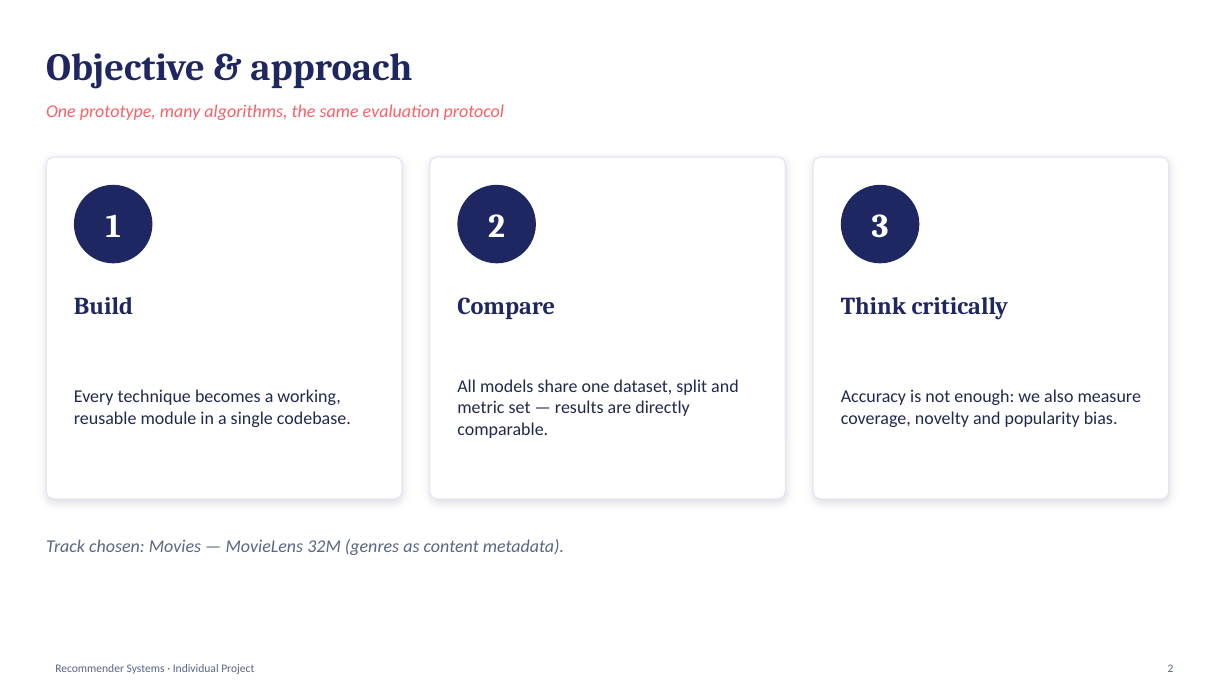
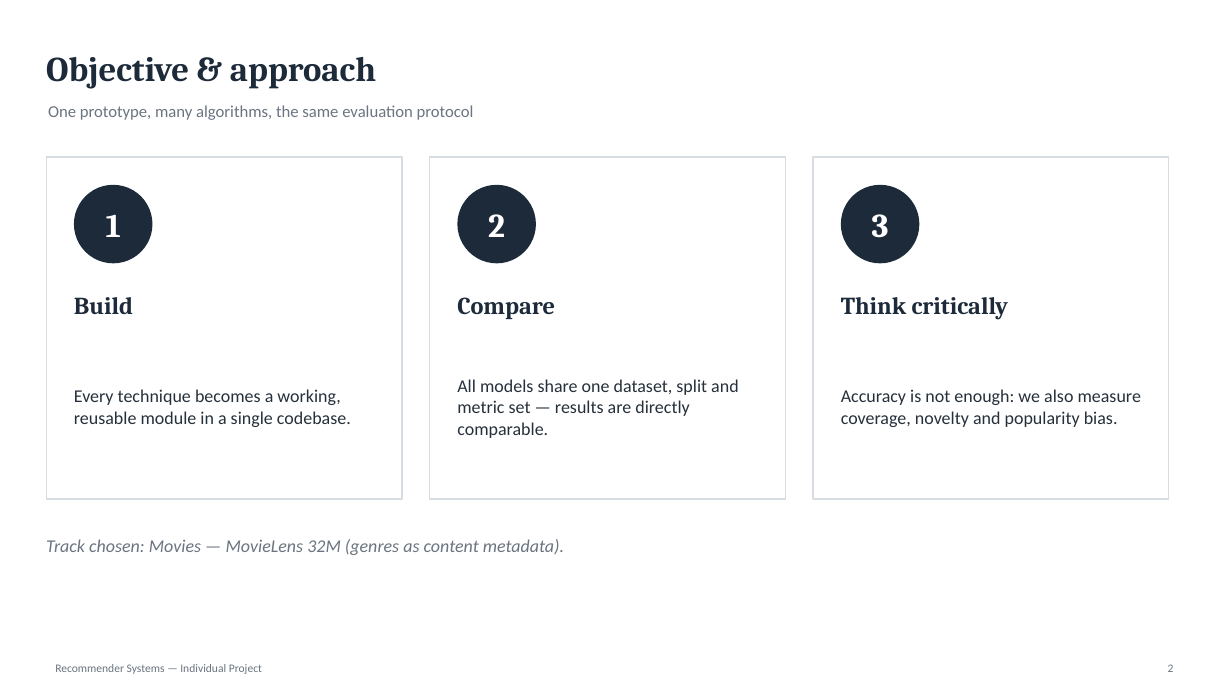
Before and after one commit to francescopolimeni05-cmd/MovieRec, a slide deck: slide 2 of Recommender_Systems_Project.pptx. Drawn at 1232x693 pixels with LibreOffice and Linux fonts; fonts in the diff are those of the drawing. Boxes give left, top, right and bottom in pixels: in the first picture for what was removed or moved away, otherwise in the second. Text is boxed around its words. In the diff, an @@ line names an element or a change of style, - is before the commit and + after.

```diff
--- a/Recommender_Systems_Project.pptx
+++ b/Recommender_Systems_Project.pptx
@@ text "Objective & approach" at [46, 57, 376, 89]: size 30 to 27 pt, text colour #1E2761 to #1C2A3A @@
@@ text "One prototype, many algorithms, the ..." at [48, 105, 474, 120]: size 14 to 13 pt, text colour #F96167 to #6B7480, italic off @@
@@ rounded rectangle to rectangle; outline #E2E7F2 1 pt to #D7DCE3 1 pt; shadow off in 3 elements at [46, 157, 402, 499], [430, 157, 786, 499], [813, 157, 1169, 499] @@
@@ fill #1E2761 to #1C2A3A in 3 elements at [74, 185, 152, 263], [457, 185, 536, 263], [841, 185, 920, 263] @@
@@ text colour #1E2761 to #1C2A3A in 3 elements at [74, 297, 133, 314], [457, 297, 555, 319], [841, 297, 1009, 320] @@
@@ text colour #21294D to #26303B in 3 elements at [74, 389, 351, 427], [457, 379, 738, 438], [841, 389, 1141, 427] @@
@@ text "Track chosen: Movies — MovieLens ..." at [46, 539, 564, 555]: text colour #5B6586 to #6B7480 @@
@@ text at [55, 664, 262, 674]: text changed; text colour #5B6586 to #6B7480 @@
-Recommender Systems · Individual Project
+Recommender Systems — Individual Project
```
Also in this commit, not shown: 12 other slides changed, 11 other files.
